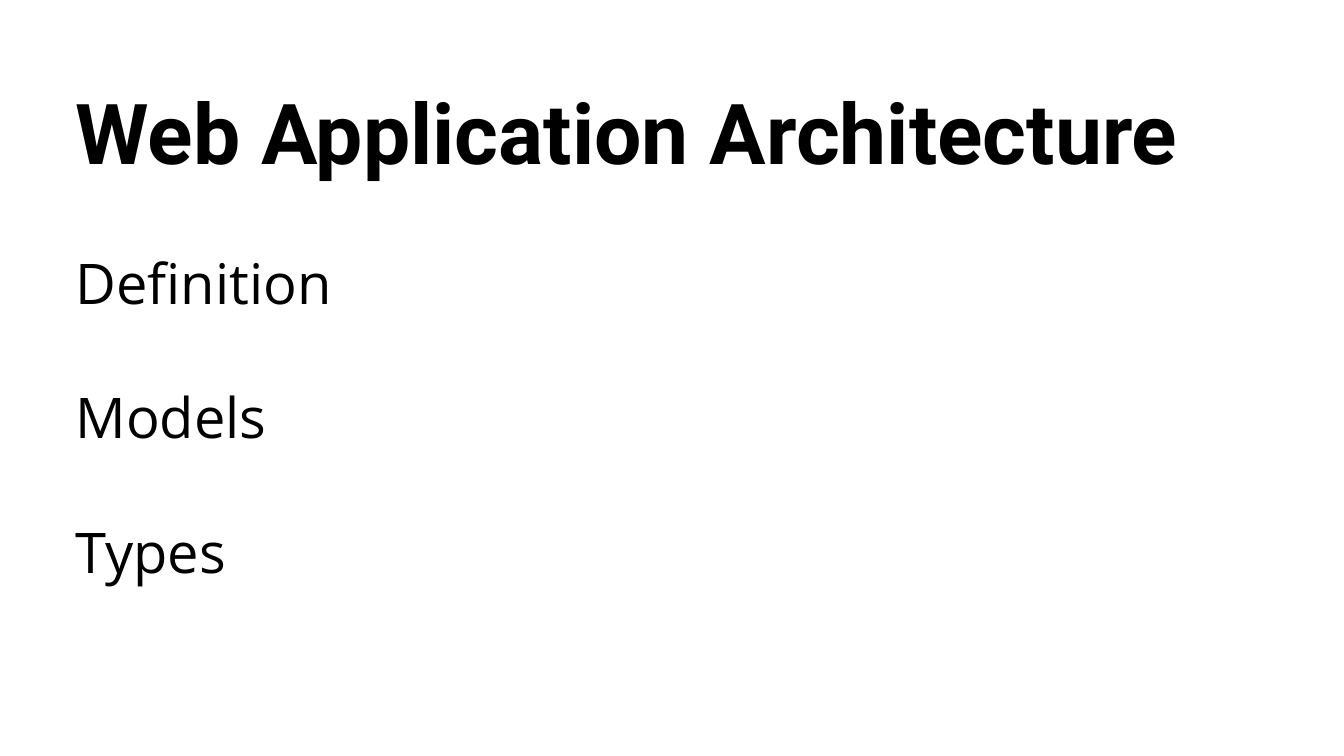
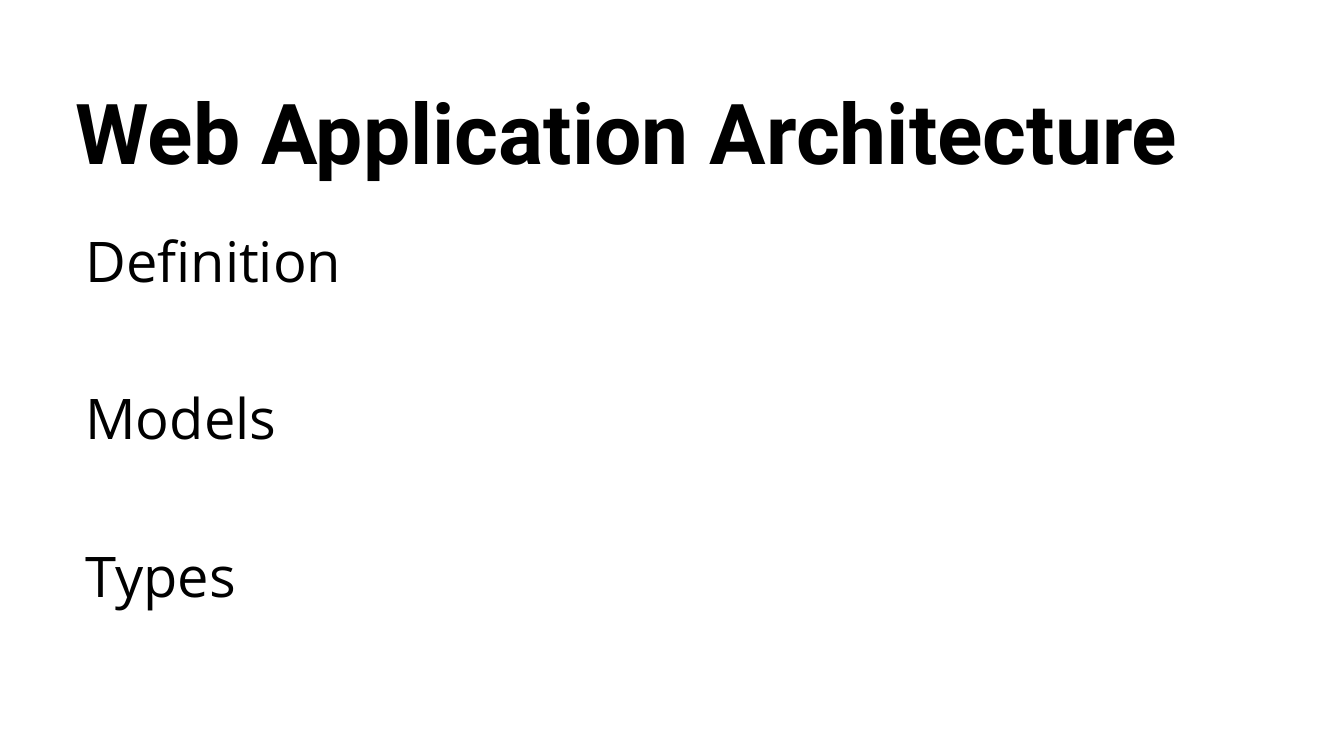
Before and after one commit to RostyslavSynenko/Lv-469.NodeJS, a slide deck: slide 2 of presentations/Web Application Architecture, HTTP protocol, REST.pptx. Drawn at 1344x756 pixels with LibreOffice and Linux fonts; fonts in the diff are those of the drawing; background and template pictures are left out. Boxes give left, top, right and bottom in pixels: in the first picture for what was removed or moved away, otherwise in the second. Text is boxed around its words. In the diff, an @@ line names an element or a change of style, - is before the commit and + after.

Commit message:
add presentation

```diff
--- a/presentations/Web Application Architecture, HTTP protocol, REST.pptx
+++ b/presentations/Web Application Architecture, HTTP protocol, REST.pptx
@@ title at <box>76,101,1178,181</box>: text changed @@
-Web Application Architecture
-Definition
-Models
-Types
+Web Application Architecture
@@ text added at <box>85,239,341,283</box>, 40 pt, text #000000 @@
+Definition
@@ text added at <box>85,396,276,440</box>, 40 pt, text #000000 @@
+Models
@@ text added at <box>85,557,235,611</box>, 40 pt, text #000000 @@
+Types
```
Also in this commit, not shown: 2 other slides changed, 42 slides added, 3 slides removed, 2 other files.
